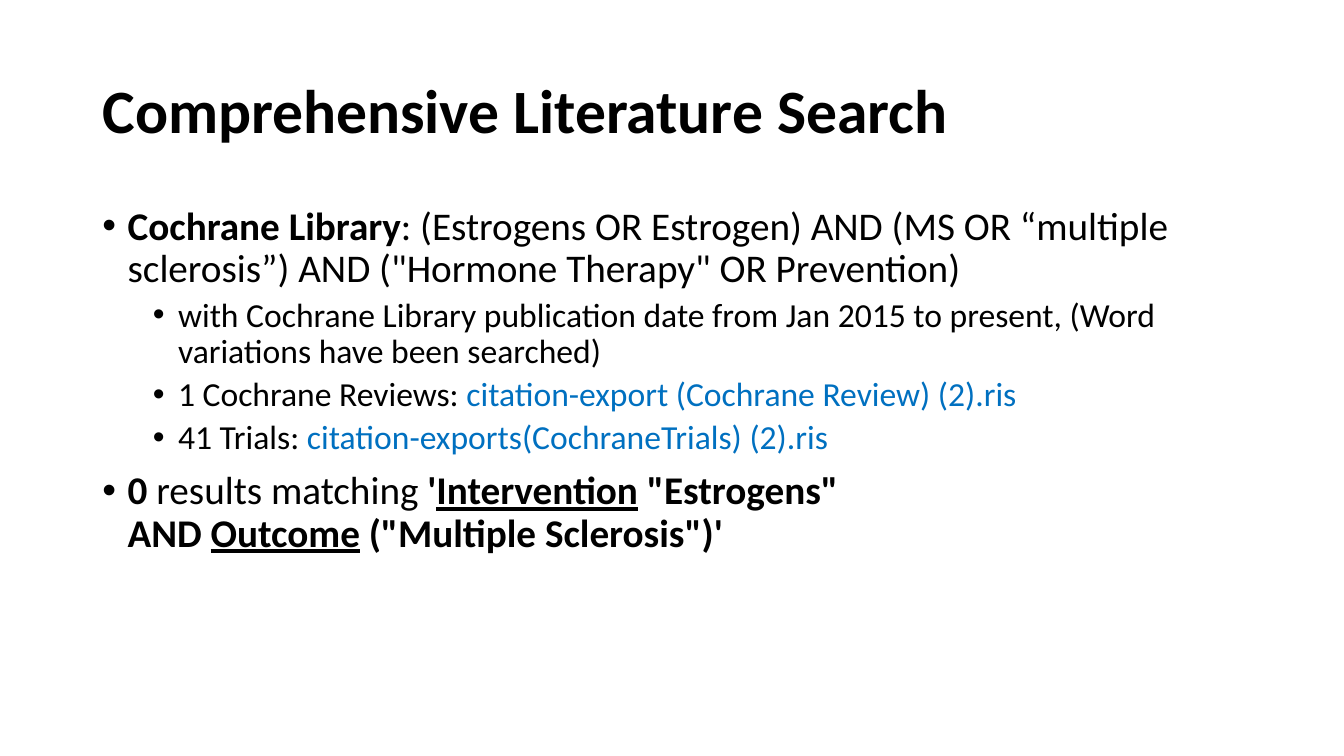
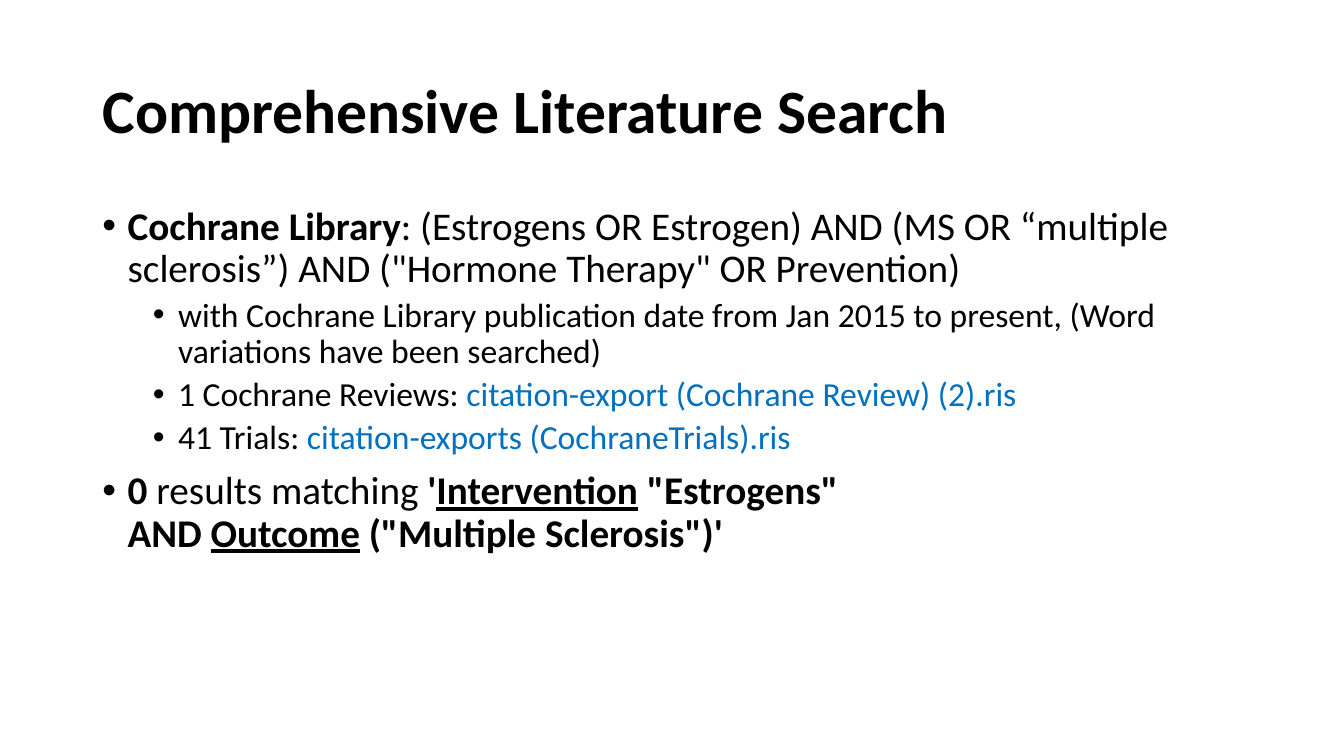
Before and after one commit to BruceChen034020/EstrogenMultipleSclerosisSystematicReview, a slide deck: slide 8 of Estrogen as an immunomodulator for multiple sclerosis.pptx. Drawn at 1344x756 pixels with LibreOffice and Linux fonts; fonts in the diff are those of the drawing. Boxes give left, top, right and bottom in pixels: in the first picture for what was removed or moved away, otherwise in the second. Text is boxed around its words. In the diff, an @@ line names an element or a change of style, - is before the commit and + after.

```diff
--- a/Estrogen as an immunomodulator for multiple sclerosis.pptx
+++ b/Estrogen as an immunomodulator for multiple sclerosis.pptx
@@ text at (x1=178, y1=424, x2=791, y2=455): text changed @@
-  • 41 Trials: citation-exports(CochraneTrials) (2).ris
+  • 41 Trials: citation-exports (CochraneTrials).ris
```
Also in this commit, not shown: 3 other files.
